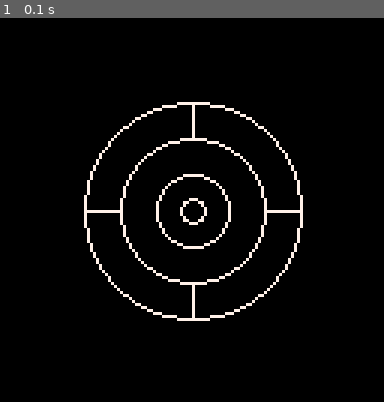
Above: before the commit, frame 1.
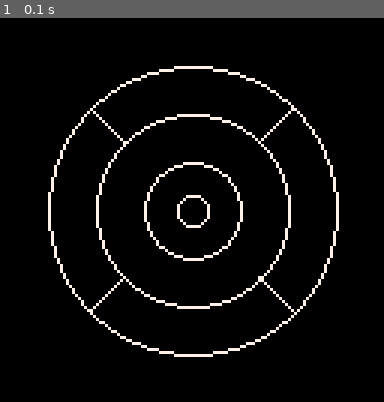
Above: after the commit, the same moment.

Repository: ryanzbone/pico8-crokinole
Game: PICO-8 cartridge crok.p8
Same seed, same stepped clock (60 frames per second), same inputs: the game is played once before the commit and once after it.
Inputs:
- Up to frame 1 (0.1 s): no input

The runs differ from the first frame. In frame 1, 6.6% of the frame differs, in the area x 12-89%, y 12-89%.

Commit message:
fix outer lines

Diff:
--- a/gameloop.lua
+++ b/gameloop.lua
@@ -6,44 +6,44 @@
 end
 
 function _draw()
- -- Clear the screen
-    cls()
+-- Clear the screen
+-- Clear the screen
+cls()
 
-    -- Define scaling factor (adjust as needed)
-    local scalingFactor = 3  -- Adjust this value based on your preference
+-- Define scaling factor (adjust as needed)
+local scalingFactor = 4  -- Adjust this value based on your preference
 
-    -- Define dimensions in inches
-    local outerCircleRadius = 12 * scalingFactor
-    local boardRadius = 4 * scalingFactor
-    local middleCircleRadius = 8 * scalingFactor
-    local centerHoleRadius = 1.375 * scalingFactor
+-- Define dimensions in inches
+local outerCircleRadius = 12 * scalingFactor
+local boardRadius = 4 * scalingFactor
+local middleCircleRadius = 8 * scalingFactor
+local centerHoleRadius = 1.375 * scalingFactor
 
-    -- Draw the outer circle
-    circ(64, 64, outerCircleRadius, 7)
+-- Draw the outer circle
+circ(64, 64, outerCircleRadius, 7)
 
-    -- Draw the board circle
-    circ(64, 64, boardRadius, 7)
+-- Draw the board circle
+circ(64, 64, boardRadius, 7)
 
-    -- Draw the middle circle
-    circ(64, 64, middleCircleRadius, 7)
+-- Draw the middle circle
+circ(64, 64, middleCircleRadius, 7)
 
-    -- Draw the inner circle (center hole)
-    circ(64, 64, centerHoleRadius, 7)
+-- Draw the inner circle (center hole)
+circ(64, 64, centerHoleRadius, 7)
 
-    -- Draw lines at 0, 90, 180, and 270 degrees
-    -- for _, angle in ipairs({0, 90, 180, 270}) do
-    --     local x1 = 64 + middleCircleRadius * cos(angle * 3.14159 / 180)
-    --     local y1 = 64 + middleCircleRadius * sin(angle * 3.14159 / 180)
-    --     local x2 = 64 + outerCircleRadius * cos(angle * 3.14159 / 180)
-    --     local y2 = 64 + outerCircleRadius * sin(angle * 3.14159 / 180)
-    --     line(x1, y1, x2, y2, 7)
-    -- end
+-- Draw lines at 45, 135, 225, and 315 degrees (in Pico-8's turns)
+local function drawRotatedLine(turns)
+    local x1 = 64 + middleCircleRadius * cos(turns)
+    local y1 = 64 - middleCircleRadius * sin(turns)
+    local x2 = 64 + outerCircleRadius * cos(turns)
+    local y2 = 64 - outerCircleRadius * sin(turns)
+    line(x1, y1, x2, y2, 7)
+end
 
-    line(64, 64 - middleCircleRadius, 64, 64 - outerCircleRadius, 7)
-    line(64 + middleCircleRadius, 64, 64 + outerCircleRadius, 64, 7)
-    line(64, 64 + middleCircleRadius, 64, 64 + outerCircleRadius, 7)
-    line(64 - middleCircleRadius, 64, 64 - outerCircleRadius, 64, 7)
-
+drawRotatedLine(0.125)  -- 45 degrees
+drawRotatedLine(0.375)  -- 135 degrees
+drawRotatedLine(0.625)  -- 225 degrees
+drawRotatedLine(0.875)  -- 315 degrees
 
 end
 
